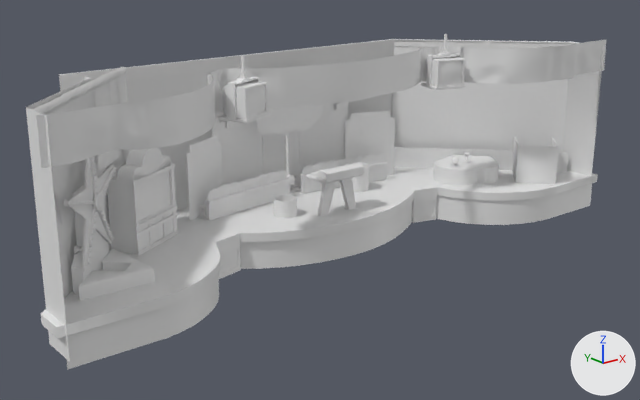
Renders of the FBX model Assets/Simulator/Models/Stage/ConceptUnificationStage.fbx from each side of a commit.
Camera for both pictures: a 50 mm lens placed at (-6.61, -7.7, 3.45), pointed at (-0.18, 0.33, 0.24). The lights are fixed; the arrows at lower right show +X, +Y and +Z. Materials are left out; every surface is plain grey. Where no turn or scale is listed for an object, it has been applied to the vertices. Vertices at the same position are counted once.
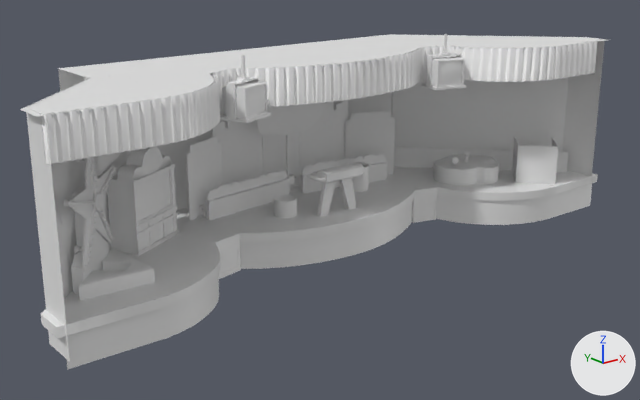
Boxes [x1, y1, x2, y2] around the edits, measured in the pictures (640 x 400 px; the box of a moved part takes in the faces that stretch with it):
'CU', reshaped
    before: [26, 39, 604, 370]
    after: [20, 34, 607, 370]
'Circle.052', reshaped
    before: [36, 40, 606, 168]
    after: [41, 41, 598, 165]
part 1 of me_circle_054, added
    after: [20, 34, 607, 117]
part 2 of me_circle_054, moved or reshaped
    before: [58, 39, 604, 210]
    after: [58, 34, 605, 210]
part 3 of me_circle_058, rebuilt
    before: [36, 40, 606, 168]
    after: [41, 41, 598, 165]
part 4 of me_circle_058, deleted
    before: [36, 40, 599, 116]

The change, as a list of edits to the scene's bpy script:
```text
Change me_circle_054:
    used by ob_cu; location = (0.0, 0.0, 0.0)
    verts and faces of me_circle_054; kept vertices keep their numbers, new ones are numbered from 214
    before: 97 (-2.82, 1.57, 1.86) at pixel (58, 76), 98 (2.11, 1.55, 1.86) at pixel (392, 40), 99 (3.83, -0.19, 1.86) at pixel (570, 42), 100 (3.86, -0.72, 1.86) at pixel (604, 46), 182 (-2.8, 1.57, 1.87) at pixel (60, 75)
    before: 183 (2.11, 1.55, 1.87) at pixel (392, 39), 184 (3.82, -0.19, 1.87) at pixel (569, 42), 185 (3.85, -0.71, 1.87) at pixel (603, 46), 186 (-2.83, 1.57, 1.87) at pixel (57, 74), 187 (2.11, 1.55, 1.87) at pixel (392, 39)
    before: 188 (3.83, -0.2, 1.87) at pixel (570, 41), 189 (3.86, -0.72, 1.87) at pixel (604, 45)
    remove me_circle_054.from_pydata(...)  # 214 vertices, 152 faces; spans x -3.97..3.99, y -0.74..1.59, z -0.4..1.94
    add me_circle_054.from_pydata(...)  # 267 vertices, 164 faces; spans x -3.97..3.99, y -0.74..1.59, z -0.4..1.95
    me_circle_054 part 1: a new loose piece of 53 vertices spanning x -3.97..3.99, y -0.72..1.59, z 1.94
    me_circle_054 part 2
    add for i in [*range(97, 101), *range(182, 186)]: verts[i] += (0.0, 0.0, 0.06)
    add for i in [*range(186, 190)]: verts[i] += (0.0, 0.0, 0.07)
Change me_circle_058:
    used by ob_circle_052; location = (0.019, -0.236, 1.722)
    remove me_circle_058.from_pydata(...)  # 1809 vertices, 1592 faces; spans x -3.99..3.92, y -0.5..0.71, z -0.23..0.22
    add me_circle_058.from_pydata(...)  # 3282 vertices, 2730 faces; spans x -3.94..3.69, y -0.51..0.56, z -0.21..0.23
    me_circle_058 part 3: the loose piece of 909 vertices spanning x -3.99..3.92, y -0.5..0.7, z -0.23..0.22 is rebuilt with 3282 vertices and now spans x -3.94..3.69, y -0.51..0.56, z -0.21..0.23
    me_circle_058 part 4: the loose piece of 900 vertices spanning x -3.98..3.92, y -0.49..0.71, z -0.23..0.22 is deleted
    me_circle_058 part 5: the surface is now shaded smooth
```
